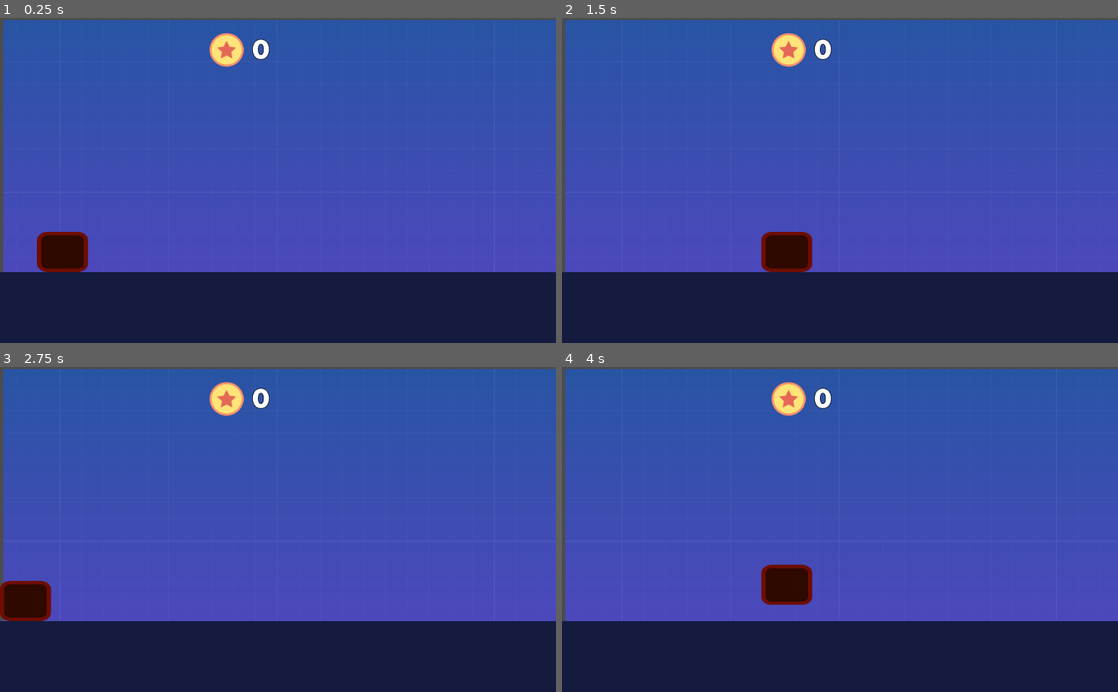
Above: before the commit, frames 1-4 (two rows, left to right).
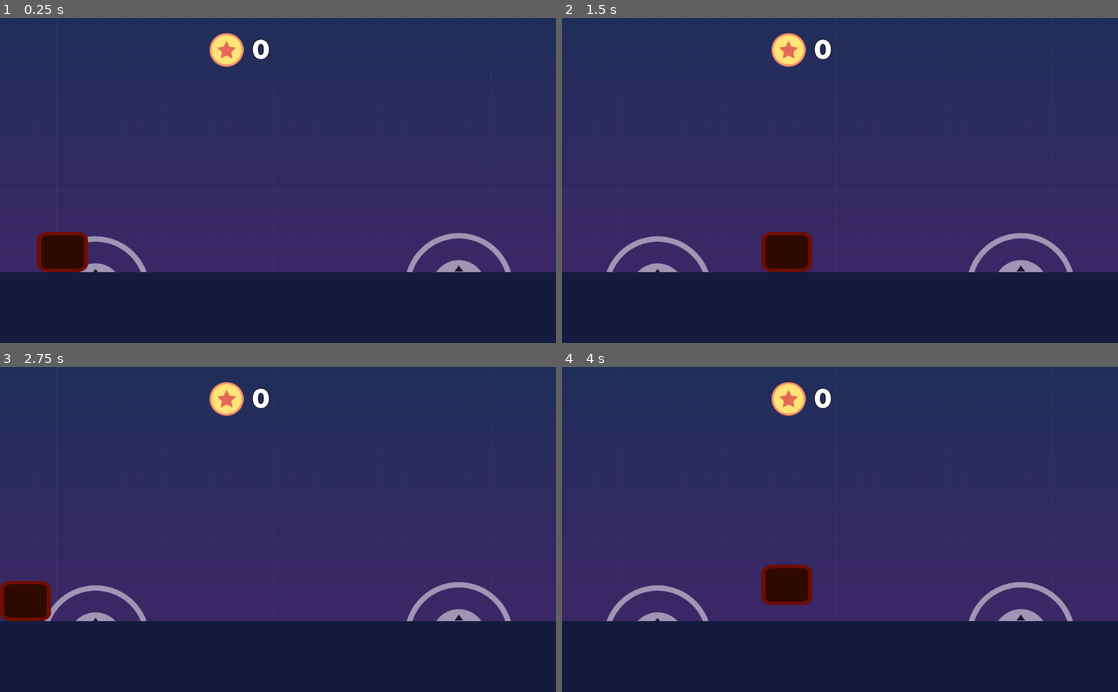
Above: after the commit, the same moments.

Repository: amzker/PlatformerAI
Game: Godot game, scene res://src/levels/TemplateLV.tscn
The game is run twice, just before and just after one commit, with the same random seed, the same clock (stepped at 60 frames per second) and the same inputs. This scene is started directly instead of the project's main scene. Sound files missing from this copy of the repository are replaced by a short silence.
Inputs (mouse positions are in pixels of both pictures, inside the frame that each line leads up to):
- Up to frame 1 (0.25 s): no input
- Up to frame 2 (1.5 s): tap Enter at 0.5 s; move the mouse to (962, 164) at 0.52 s; hold D (move_right) 0.53-1.25 s; tap 1 (1) at 0.6 s; click (962, 164) at 0.67 s; tap Space (jump) at 0.77, 1.07 s; tap 2 (2) at 0.8 s; drag from (728, 196) to (812, 245) at 1.27 s
- Up to frame 3 (2.75 s): tap R (retry) at 2 s; move the mouse to (333, 458) at 2.02 s; hold Left (move_left) from 2.03 s (still down); tap 3 (3) at 2.1 s; tap 4 (4) at 2.3 s
- Up to frame 4 (4 s): release Left (move_left) at 2.75 s; tap R (retry) at 2.75, 3.5 s; drag from (812, 594) to (673, 480) at 2.77 s; move the mouse to (1006, 578) at 3.52 s; hold D (move_right) from 3.53 s (still down); tap Space (jump) at 3.6, 3.77 s; tap 1 (1) at 3.8 s

The runs differ from the first frame. In frame 1, 77% of the frame differs, in the area x 0-100%, y 0-79%; in frame 2, 77%; in frame 3, 77%; in frame 4, 77%.

Commit message:
updated template

Diff:
--- a/src/levels/TemplateLV.tscn
+++ b/src/levels/TemplateLV.tscn
@@ -7,28 +7,52 @@
 [ext_resource path="res://src/objects/coin.tscn" type="PackedScene" id=5]
 [ext_resource path="res://src/actors/enemy.tscn" type="PackedScene" id=6]
 [ext_resource path="res://src/levels/maintileset.tres" type="TileSet" id=7]
+[ext_resource path="res://joystick/virtual_joystick.tscn" type="PackedScene" id=8]
 [ext_resource path="res://src/levels/TemplateLV.gd" type="Script" id=9]
 
 [node name="TemplateLV" type="Node2D"]
 script = ExtResource( 9 )
 
-[node name="CanvasLayer" type="CanvasLayer" parent="."]
+[node name="UI" type="CanvasLayer" parent="."]
 layer = -100
 
-[node name="Background" type="TextureRect" parent="CanvasLayer"]
-margin_left = 5.80084
-margin_top = 4.1062
-margin_right = 1925.8
-margin_bottom = 1084.11
+[node name="Background" type="TextureRect" parent="UI"]
+modulate = Color( 0.780392, 0.545098, 0.545098, 1 )
+anchor_right = 1.0
+anchor_bottom = 1.0
 texture = ExtResource( 2 )
 
-[node name="counter" parent="CanvasLayer" instance=ExtResource( 1 )]
+[node name="counter" parent="UI" instance=ExtResource( 1 )]
 anchor_left = 0.5
 anchor_right = 0.5
 margin_left = -48.5
 margin_top = 0.0
 margin_right = 48.5
 margin_bottom = 117.0
+
+[node name="Virtual joystick" parent="UI" instance=ExtResource( 8 )]
+anchor_left = 1.0
+anchor_right = 1.0
+margin_left = -279.37
+margin_top = -203.175
+margin_right = -79.3701
+margin_bottom = -3.1748
+joystick_mode = 1
+visibility_mode = 1
+action_left = "move_left"
+action_right = "move_right"
+action_up = "jump"
+
+[node name="Virtual joystick2" parent="UI" instance=ExtResource( 8 )]
+margin_left = 76.1952
+margin_top = -196.825
+margin_right = 276.195
+margin_bottom = 3.1748
+joystick_mode = 1
+visibility_mode = 1
+action_left = "move_left"
+action_right = "move_right"
+action_up = "jump"
 
 [node name="coin" parent="." instance=ExtResource( 5 )]
 position = Vector2( 1350.86, 683.438 )
@@ -48,5 +72,3 @@
 
 [node name="portal" parent="." instance=ExtResource( 3 )]
 position = Vector2( 1807.59, 480.44 )
-
-[connection signal="coin_collected" from="coin" to="CanvasLayer/counter" method="_on_coin_coin_collected"]
Not shown: 1 places in src/levels/TemplateLV.tscn that only renumber resources
